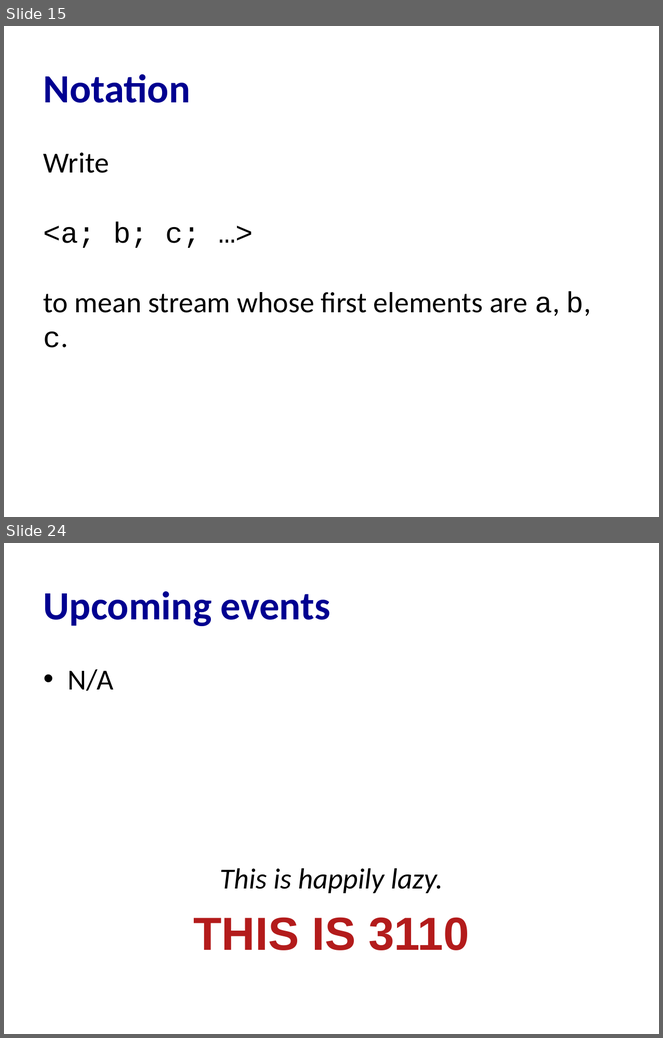
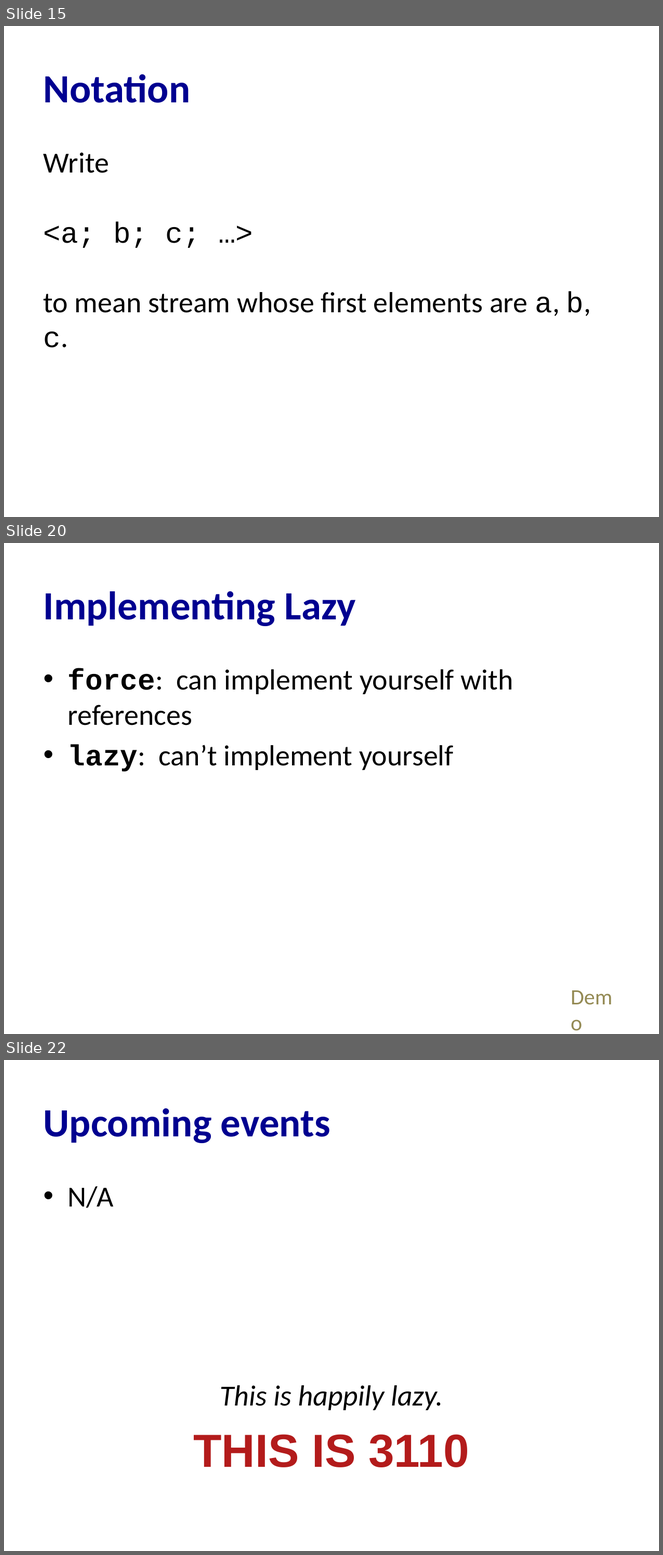
Before and after one commit to cs3110/materials-2019fa, a slide deck: 24-streams/lec.pptx. Shown one above the other, each under a label of ours: slides 15 and 24 before the commit, slides 15, 20 and 22 after it; the slides between them are not shown. The pictures are 663x1038 and 663x1555 pixels, drawn with LibreOffice and Linux fonts; fonts in the diff are those of the drawing. Boxes give left, top, right and bottom in pixels: in the first picture for what was removed or moved away, otherwise in the second. Text is boxed around its words. In the diff, an @@ line names an element or a change of style, - is before the commit and + after.

```diff
--- a/24-streams/lec.pptx
+++ b/24-streams/lec.pptx
@@ slide 20 added at bbox=[4, 543, 659, 1034], background #FFFFFF @@
@@ title added at bbox=[44, 591, 356, 626], 44 pt, text #000090, bold @@
+Implementing Lazy
@@ text added at bbox=[68, 669, 514, 772], 32 pt, text #000000 @@
+• force: can implement yourself with references
+• lazy: can’t implement yourself
@@ text added at bbox=[564, 980, 630, 1013], 24 pt, text #948A54 @@
+Demo
@@ what was slide 24 is now slide 22 @@
```
Also in this commit, not shown: 4 slides changed, 4 other slides added, 7 slides removed, 2 other files.
